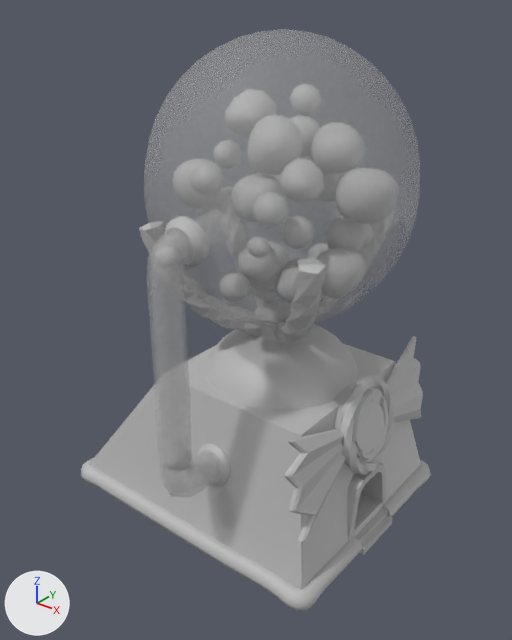
Renders of the Blender file ArtAsset/3D/Assets/CandyFactory/CandyFactory_Anim.blend from each side of a commit.
One viewpoint serves both versions: a 50 mm camera at (1.246, -1.669, 1.696) aimed at (-0.041, -0.06, 0.699). Every picture has the same lights, and +X, +Y and +Z are marked at lower left.
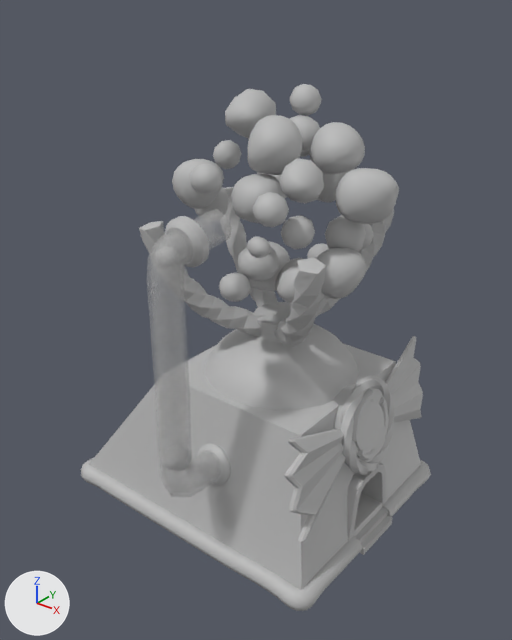
What differs and where, as boxes [x1, y1, x2, y2] in the pictures (512 x 640 px):
'polySurface1275', hidden: before [144, 29, 420, 328]
'polySurface1317', unchanged, uncovered by the edit: after [336, 168, 399, 224]
'polySurface1321', unchanged, uncovered by the edit: after [248, 115, 302, 175]
'polySurface1322', unchanged, uncovered by the edit: after [310, 122, 365, 174]
'polySurface1300', unchanged, uncovered by the edit: after [316, 248, 366, 299]

The edits, one by one:
Object 'polySurface1275' (ob_polysurface1275) is now hidden.
